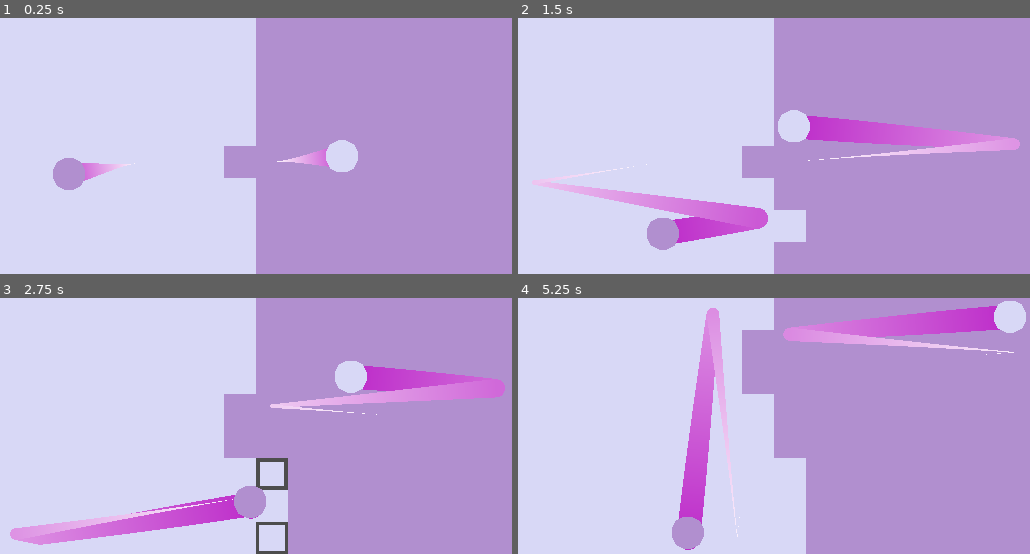
Above: before the commit, frames 1-4 (two rows, left to right).
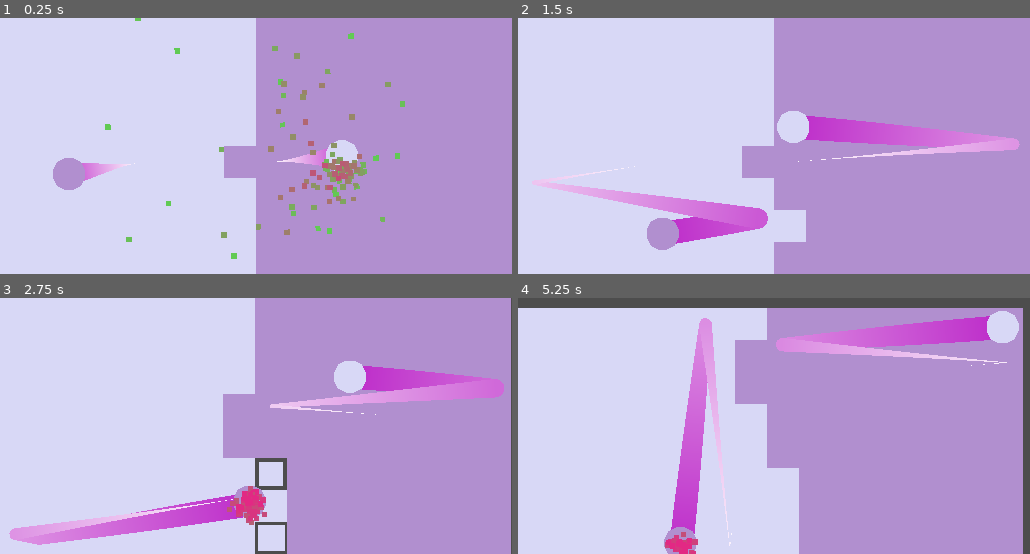
Above: after the commit, the same moments.

Repository: CodyI20/Godot-effects
Game: Godot game, scene res://Scenes/game.tscn
Same seed, same stepped clock (60 frames per second), same inputs: the game is played once before the commit and once after it.
Inputs:
- Up to frame 1 (0.25 s): no input
- Up to frame 2 (1.5 s): no input
- Up to frame 3 (2.75 s): no input
- Up to frame 4 (5.25 s): no input

The runs differ from the first frame. In frame 1, 1.9% of the frame differs, in the area x 20-80%, y 0-95%; in frame 2, 0.3%; in frame 3, 1.3%; in frame 4, 15%, in the area x 0-100%, y 0-100%.

Commit message:
Updates
 - Added a particle effect whenever either of the balls collide with something
 - Added screen shake whenever either of the balls collide with anything other than a Tile

Diff:
--- /dev/null
+++ b/Scenes/Effects/bounce_effect.tscn
@@ -0,0 +1,29 @@
+[gd_scene load_steps=3 format=3 uid="uid://dp6lffbs6u6x7"]
+
+[ext_resource type="Script" path="res://Scripts/destroy_after_one_shot.gd" id="1_5020l"]
+
+[sub_resource type="Gradient" id="Gradient_e5xgd"]
+colors = PackedColorArray(0.888228, 0.160051, 0.516249, 1, 0.380901, 0.792956, 0.329233, 1)
+
+[node name="BounceEffect" type="CPUParticles2D"]
+amount = 150
+speed_scale = 4.0
+explosiveness = 0.25
+randomness = 1.0
+lifetime_randomness = 0.5
+emission_shape = 1
+emission_sphere_radius = 3.1
+spread = 0.0
+gravity = Vector2(0, 0)
+angular_velocity_min = -0.06
+angular_velocity_max = 2.0
+orbit_velocity_min = -1.0
+orbit_velocity_max = 3.0
+linear_accel_min = 86.64
+linear_accel_max = 86.64
+radial_accel_min = 28.35
+radial_accel_max = 28.35
+scale_amount_min = 1.2
+scale_amount_max = 1.5
+color_ramp = SubResource("Gradient_e5xgd")
+script = ExtResource("1_5020l")
--- a/Scenes/ball.tscn
+++ b/Scenes/ball.tscn
@@ -1,13 +1,9 @@
-[gd_scene load_steps=4 format=3 uid="uid://dy6iv0x8udb1v"]
+[gd_scene load_steps=3 format=3 uid="uid://dy6iv0x8udb1v"]
 
 [ext_resource type="Script" path="res://Scripts/ball.gd" id="1_b2blh"]
 
 [sub_resource type="CircleShape2D" id="CircleShape2D_rw2ro"]
 radius = 4.0
-
-[sub_resource type="Curve" id="Curve_vxm1a"]
-_data = [Vector2(0, 1), 0.0, 0.0, 0, 0, Vector2(1, 0), 0.0, 0.0, 0, 0]
-point_count = 2
 
 [node name="Ball" type="CharacterBody2D"]
 z_index = 1
@@ -23,15 +19,3 @@
 [node name="CollisionShape2D" type="CollisionShape2D" parent="."]
 position = Vector2(4, 4)
 shape = SubResource("CircleShape2D_rw2ro")
-
-[node name="CPUParticles2D" type="CPUParticles2D" parent="."]
-visible = false
-position = Vector2(4, 4)
-lifetime = 0.25
-spread = 5.0
-gravity = Vector2(0, 0)
-initial_velocity_min = 15.0
-initial_velocity_max = 15.0
-scale_amount_min = 3.0
-scale_amount_max = 3.0
-scale_amount_curve = SubResource("Curve_vxm1a")
--- a/Scenes/game.tscn
+++ b/Scenes/game.tscn
@@ -1,5 +1,6 @@
-[gd_scene load_steps=5 format=3 uid="uid://d2uopcpeaxl8o"]
-
+[gd_scene load_steps=6 format=3 uid="uid://d2uopcpeaxl8o"]
+
+[ext_resource type="Script" path="res://Scripts/screen_shake.gd" id="1_oeu2d"]
 [ext_resource type="PackedScene" uid="uid://dy6iv0x8udb1v" path="res://Scenes/ball.tscn" id="2_u88ny"]
 [ext_resource type="PackedScene" uid="uid://8u50fc06u2ye" path="res://Scenes/tile.tscn" id="3_twn5j"]
 
@@ -10,6 +11,11 @@
 size = Vector2(16, 96)
 
 [node name="Game" type="Node2D"]
+
+[node name="Camera2D" type="Camera2D" parent="."]
+offset = Vector2(64, 32)
+script = ExtResource("1_oeu2d")
+shake_intensity_limit = 4.0
 
 [node name="Boundaries" type="StaticBody2D" parent="."]
 collision_layer = 4
@@ -681,9 +687,6 @@
 [node name="Polygon2D" parent="Ball1" index="0"]
 color = Color(1, 0, 0, 1)
 
-[node name="CPUParticles2D" parent="Ball1" index="2"]
-direction = Vector2(-1, 0)
-
 [node name="Ball2" parent="." instance=ExtResource("2_u88ny")]
 collision_layer = 32
 collision_mask = 20
--- a/Scripts/Global/Events.gd
+++ b/Scripts/Global/Events.gd
@@ -1 +1,4 @@
 extends Node
+
+
+signal ball_hit_non_tile()
--- a/Scripts/ball.gd
+++ b/Scripts/ball.gd
@@ -1,7 +1,7 @@
 extends CharacterBody2D
 class_name Ball
 
-@onready var cpu_particles_2d: CPUParticles2D = $CPUParticles2D
+const BOUNCE_EFFECT = preload("res://Scenes/Effects/bounce_effect.tscn")
 @onready var polygon_2d: Polygon2D = $Polygon2D
 
 
@@ -26,25 +26,28 @@
 
 	# Set the correct colours
 	polygon_2d.color = colour_ball_one if is_ball_one else colour_ball_two
-	cpu_particles_2d.color = colour_ball_one if is_ball_one else colour_ball_two
 	var new_trail = TRAIL.instantiate()
 	add_child(new_trail)
 
 
 func _physics_process(delta: float) -> void:
-	# Set the direction for the particles effect
-	cpu_particles_2d.direction = -velocity.normalized()
-
 	var collision : KinematicCollision2D = move_and_collide(velocity * delta)
 	# If there is a collision, bounce the ball and toggle the collided tile
 	if collision:
 		# Bounce the velocity to the ball collides
 		velocity = velocity.bounce(collision.get_normal())
 
+		# Spawn the bounce effect when collision happens
+		var bounce_effect = BOUNCE_EFFECT.instantiate()
+		bounce_effect.position += Vector2(4,4)
+		add_child(bounce_effect)
+
 		# If the collision is with a tile, toggle it
 		if collision.get_collider() is Tile:
 			collision.get_collider().toggle(self)
-			cpu_particles_2d.emitting = true
+		else:
+			# SHAKE SCREEN
+			Events.ball_hit_non_tile.emit()
 
 func _get_collision_layer() -> int:
 	return collision_layer
--- /dev/null
+++ b/Scripts/destroy_after_one_shot.gd
@@ -0,0 +1,9 @@
+extends CPUParticles2D
+
+# Called when the node enters the scene tree for the first time.
+func _ready() -> void:
+	one_shot = true
+
+func _process(delta: float) -> void:
+	if emitting == false:
+		queue_free()
--- /dev/null
+++ b/Scripts/screen_shake.gd
@@ -0,0 +1,28 @@
+extends Camera2D
+
+@export var shake_intensity_limit := 30.0
+@export var shake_fade_speed := 5.0
+
+var rng = RandomNumberGenerator.new()
+
+var shake_intensity := 0.0
+
+var initial_offset := Vector2.ZERO
+
+func _ready() -> void:
+	initial_offset = offset
+	Events.ball_hit_non_tile.connect(apply_shake)
+
+func apply_shake() -> void:
+	shake_intensity = shake_intensity_limit
+
+func get_random_offset() -> Vector2:
+	return Vector2(
+		rng.randf_range(-shake_intensity, shake_intensity),
+		rng.randf_range(-shake_intensity, shake_intensity)
+	)
+
+func _process(delta: float) -> void:
+	if shake_intensity > 0:
+		shake_intensity = lerp (shake_intensity, 0.0, shake_fade_speed * delta)
+	offset = initial_offset + get_random_offset()
